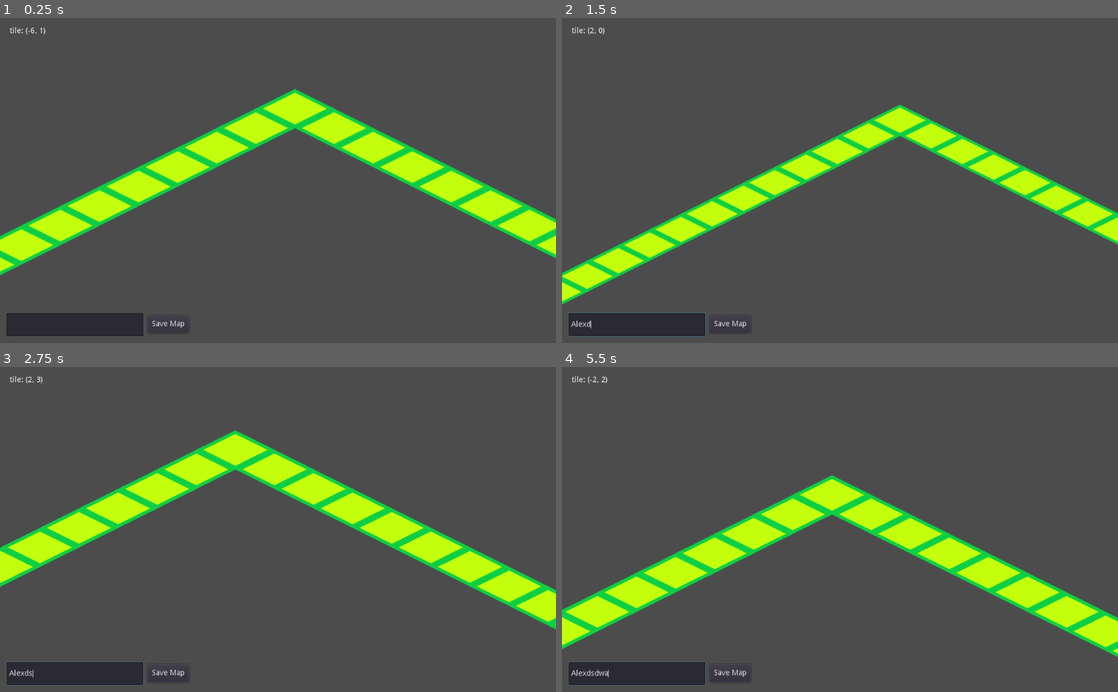
Above: before the commit, frames 1-4 (two rows, left to right).
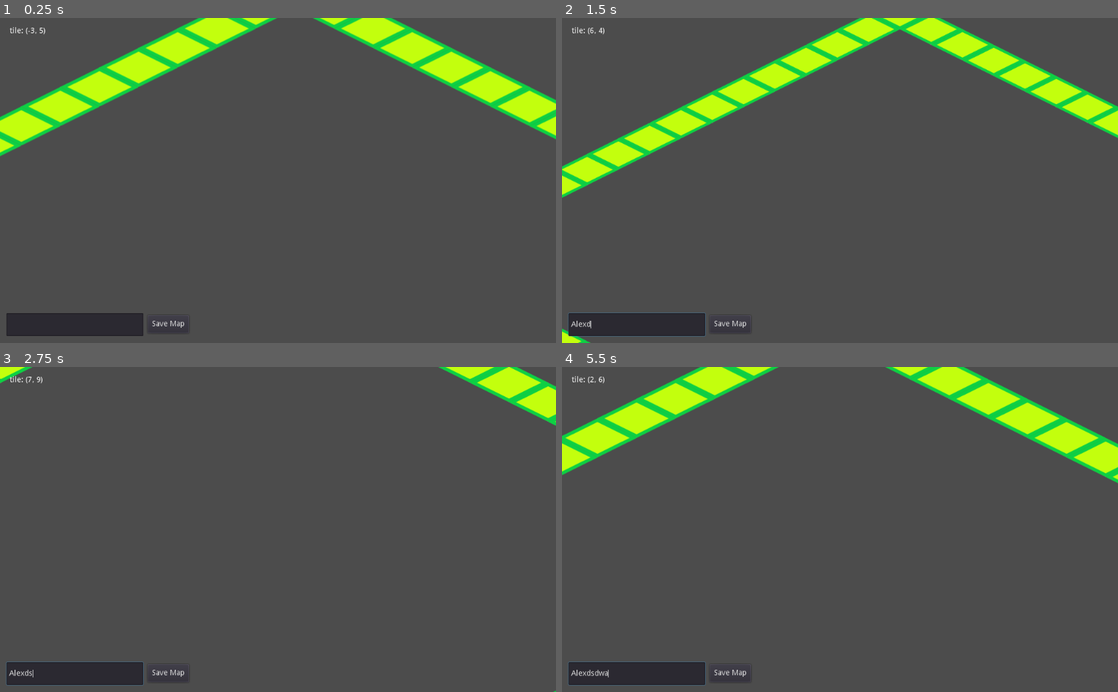
Above: after the commit, the same moments.

Repository: xfstef/captains
Game: Godot game, scene res://AdventureMap.tscn
Two runs of this game, one before a commit and one after it. Both use one fixed random seed, a clock stepped at 60 frames per second and the inputs below.
Inputs (mouse positions are in pixels of both pictures, inside the frame that each line leads up to):
- Up to frame 1 (0.25 s): no input
- Up to frame 2 (1.5 s): click (634, 323) at 0.52 s; type "Alex" at 0.6 s; move the mouse to (962, 164) at 1.27 s; hold D (map_right) from 1.28 s (still down); tap Mouse wheel down (wheel_down) at 1.35 s
- Up to frame 3 (2.75 s): tap Mouse wheel up (wheel_up) at 1.55, 2.1 s; move the mouse to (166, 545) at 2.02 s; release D (map_right) at 2.03 s; hold S (map_down) from 2.03 s (still down); tap Mouse wheel down (wheel_down) at 2.3 s
- Up to frame 4 (5.5 s): move the mouse to (895, 458) at 2.77 s; release S (map_down) at 2.78 s; hold D (map_right) 2.78-3.53 s; tap Mouse wheel down (wheel_down) at 2.85, 3.8, 4.35, 5.3 s; tap Mouse wheel up (wheel_up) at 3.05, 3.6, 4.55, 5.1 s; move the mouse to (812, 594) at 3.52 s; hold W (map_up) 3.53-4.28 s; move the mouse to (1006, 578) at 4.27 s; hold A (map_left) from 4.28 s (still down); move the mouse to (673, 480) at 5.02 s

The runs differ from the first frame. In frame 1, 22% of the frame differs, in the area x 0-100%, y 0-80%; in frame 2, 19%; in frame 3, 14%; in frame 4, 20%.

Commit message:
Fixed camera sticking to edges of map and added the prepCamera function which initializes the camera when the game starts

Diff:
--- a/AdventureMap.tscn
+++ b/AdventureMap.tscn
@@ -10,8 +10,8 @@
 script = ExtResource( 2 )
 
 [node name="Camera2D" type="Camera2D" parent="."]
-offset = Vector2( 0, 200 )
 current = true
+limit_smoothed = true
 smoothing_enabled = true
 script = ExtResource( 5 )
 
--- a/Assets/TileResources/TMGround.tres
+++ b/Assets/TileResources/TMGround.tres
@@ -7,10 +7,8 @@
 0/texture = ExtResource( 2 )
 0/tex_offset = Vector2( 0, 0 )
 0/modulate = Color( 1, 1, 1, 1 )
-0/region = Rect2( 0, 0, 432, 144 )
-0/tile_mode = 1
-0/autotile/bitmask_mode = 0
-0/autotile/bitmask_flags = [  ]
+0/region = Rect2( 0, 0, 144, 72 )
+0/tile_mode = 2
 0/autotile/icon_coordinate = Vector2( 0, 0 )
 0/autotile/tile_size = Vector2( 144, 72 )
 0/autotile/spacing = 0
@@ -26,3 +24,108 @@
 0/shape_one_way_margin = 0.0
 0/shapes = [  ]
 0/z_index = 0
+1/name = "6tilesNew.png 1"
+1/texture = ExtResource( 2 )
+1/tex_offset = Vector2( 0, 0 )
+1/modulate = Color( 1, 1, 1, 1 )
+1/region = Rect2( 144, 0, 144, 72 )
+1/tile_mode = 2
+1/autotile/icon_coordinate = Vector2( 0, 0 )
+1/autotile/tile_size = Vector2( 144, 72 )
+1/autotile/spacing = 0
+1/autotile/occluder_map = [  ]
+1/autotile/navpoly_map = [  ]
+1/autotile/priority_map = [  ]
+1/autotile/z_index_map = [  ]
+1/occluder_offset = Vector2( 0, 0 )
+1/navigation_offset = Vector2( 0, 0 )
+1/shape_offset = Vector2( 0, 0 )
+1/shape_transform = Transform2D( 1, 0, 0, 1, 0, 0 )
+1/shape_one_way = false
+1/shape_one_way_margin = 0.0
+1/shapes = [  ]
+1/z_index = 0
+2/name = "6tilesNew.png 2"
+2/texture = ExtResource( 2 )
+2/tex_offset = Vector2( 0, 0 )
+2/modulate = Color( 1, 1, 1, 1 )
+2/region = Rect2( 288, 0, 144, 72 )
+2/tile_mode = 2
+2/autotile/icon_coordinate = Vector2( 0, 0 )
+2/autotile/tile_size = Vector2( 144, 72 )
+2/autotile/spacing = 0
+2/autotile/occluder_map = [  ]
+2/autotile/navpoly_map = [  ]
+2/autotile/priority_map = [  ]
+2/autotile/z_index_map = [  ]
+2/occluder_offset = Vector2( 0, 0 )
+2/navigation_offset = Vector2( 0, 0 )
+2/shape_offset = Vector2( 0, 0 )
+2/shape_transform = Transform2D( 1, 0, 0, 1, 0, 0 )
+2/shape_one_way = false
+2/shape_one_way_margin = 0.0
+2/shapes = [  ]
+2/z_index = 0
+3/name = "6tilesNew.png 3"
+3/texture = ExtResource( 2 )
+3/tex_offset = Vector2( 0, 0 )
+3/modulate = Color( 1, 1, 1, 1 )
+3/region = Rect2( 0, 72, 144, 72 )
+3/tile_mode = 2
+3/autotile/icon_coordinate = Vector2( 0, 0 )
+3/autotile/tile_size = Vector2( 144, 72 )
+3/autotile/spacing = 0
+3/autotile/occluder_map = [  ]
+3/autotile/navpoly_map = [  ]
+3/autotile/priority_map = [  ]
+3/autotile/z_index_map = [  ]
+3/occluder_offset = Vector2( 0, 0 )
+3/navigation_offset = Vector2( 0, 0 )
+3/shape_offset = Vector2( 0, 0 )
+3/shape_transform = Transform2D( 1, 0, 0, 1, 0, 0 )
+3/shape_one_way = false
+3/shape_one_way_margin = 0.0
+3/shapes = [  ]
+3/z_index = 0
+4/name = "6tilesNew.png 4"
+4/texture = ExtResource( 2 )
+4/tex_offset = Vector2( 0, 0 )
+4/modulate = Color( 1, 1, 1, 1 )
+4/region = Rect2( 144, 72, 144, 72 )
+4/tile_mode = 2
+4/autotile/icon_coordinate = Vector2( 0, 0 )
+4/autotile/tile_size = Vector2( 144, 72 )
+4/autotile/spacing = 0
+4/autotile/occluder_map = [  ]
+4/autotile/navpoly_map = [  ]
+4/autotile/priority_map = [  ]
+4/autotile/z_index_map = [  ]
+4/occluder_offset = Vector2( 0, 0 )
+4/navigation_offset = Vector2( 0, 0 )
+4/shape_offset = Vector2( 0, 0 )
+4/shape_transform = Transform2D( 1, 0, 0, 1, 0, 0 )
+4/shape_one_way = false
+4/shape_one_way_margin = 0.0
+4/shapes = [  ]
+4/z_index = 0
+5/name = "6tilesNew.png 5"
+5/texture = ExtResource( 2 )
+5/tex_offset = Vector2( 0, 0 )
+5/modulate = Color( 1, 1, 1, 1 )
+5/region = Rect2( 288, 72, 144, 72 )
+5/tile_mode = 2
+5/autotile/icon_coordinate = Vector2( 0, 0 )
+5/autotile/tile_size = Vector2( 144, 72 )
+5/autotile/spacing = 0
+5/autotile/occluder_map = [  ]
+5/autotile/navpoly_map = [  ]
+5/autotile/priority_map = [  ]
+5/autotile/z_index_map = [  ]
+5/occluder_offset = Vector2( 0, 0 )
+5/navigation_offset = Vector2( 0, 0 )
+5/shape_offset = Vector2( 0, 0 )
+5/shape_transform = Transform2D( 1, 0, 0, 1, 0, 0 )
+5/shape_one_way = false
+5/shape_one_way_margin = 0.0
+5/shapes = [  ]
+5/z_index = 0
--- a/Scripts/AdventureMap.gd
+++ b/Scripts/AdventureMap.gd
@@ -69,6 +69,17 @@
 	file.store_line(to_json(data))
 	file.close()
 
+func prepCamera(width, height):
+	var half_width_pixels = (width / 2) * 144
+	var half_height_pixels = (height / 2) * 72
+	# Use the player starting tile to calculate camera position
+	camera.position.y = half_height_pixels
+
+	camera.limit_left = (half_width_pixels * -1) - 200
+	camera.limit_top = -120
+	camera.limit_right = half_width_pixels + 200
+	camera.limit_bottom = mapHeight * 72 + 192
+
 func loadMapData():
 	var file = File.new()
 	if not file.file_exists(mapPath):
@@ -78,11 +89,8 @@
 	var payload = parse_json(file.get_as_text())
 	mapWidth = payload.width
 	mapHeight = payload.height
-
-	camera.limit_left = ((mapWidth / 2) * -144) - 200
-	camera.limit_top = -400
-	camera.limit_right = ((mapWidth / 2) * 144) + 200
-	camera.limit_bottom = mapHeight * 72
+	#TODO load / calculate player starting position
+	prepCamera(mapWidth, mapHeight)
 
 	for y in range(mapHeight):
 		mapGroundMatrix.append([])
--- a/Scripts/Camera2D.gd
+++ b/Scripts/Camera2D.gd
@@ -1,32 +1,66 @@
 extends Camera2D
+
+var width_half
+var height_half
+var zoom_dif_h
+var zoom_dif_v
+var viewport_size
+var w_h_times_zoom
+var h_h_times_zoom
+
+func _ready():
+	viewport_size = get_viewport().size
+	width_half = viewport_size.x / 2
+	height_half = viewport_size.y / 2
+	w_h_times_zoom = width_half * self.zoom.x
+	h_h_times_zoom = height_half * self.zoom.y
 
 func _process(delta):
 	var move_vector = Vector2()
 	var mouse_pos = get_viewport().get_mouse_position()
-	var viewport_size = get_viewport().size
 
-	if Input.is_action_pressed("map_left"):
+	if Input.is_action_pressed("map_left") && self.position.x - w_h_times_zoom > self.limit_left:
 		move_vector.x -= 1
-	elif Input.is_action_pressed("map_right"):
+	elif Input.is_action_pressed("map_right") && self.position.x + w_h_times_zoom < self.limit_right:
 		move_vector.x += 1
-	if Input.is_action_pressed("map_up"):
+	if Input.is_action_pressed("map_up") && self.position.y - h_h_times_zoom > self.limit_top:
 		move_vector.y -= 1
-	elif Input.is_action_pressed("map_down"):
+	elif Input.is_action_pressed("map_down") && self.position.y + h_h_times_zoom < self.limit_bottom:
 		move_vector.y += 1
 	if Input.is_action_just_released("wheel_down") && self.zoom.x < 1.5:
 		self.zoom.x += 0.25
 		self.zoom.y += 0.25
+		viewport_size = get_viewport().size
+		w_h_times_zoom = width_half * self.zoom.x
+		h_h_times_zoom = height_half * self.zoom.y
+		#Checks if after zooming out the camera is now outside its limits horizontally
+		if self.position.x - w_h_times_zoom < self.limit_left:
+			zoom_dif_h = self.limit_left + (self.position.x - w_h_times_zoom) * -1
+			self.position.x += zoom_dif_h
+		elif self.position.x + w_h_times_zoom > self.limit_right:
+			zoom_dif_h = self.position.x + w_h_times_zoom - self.limit_right
+			self.position.x -= zoom_dif_h
+		#Checks if after zooming out the camera is now outside its limits vertically
+		if self.position.y - h_h_times_zoom < self.limit_top:
+			zoom_dif_v = self.limit_top + (self.position.y - h_h_times_zoom) * -1
+			self.position.y += zoom_dif_v
+		elif self.position.y + h_h_times_zoom > self.limit_bottom:
+			zoom_dif_v = self.position.y + h_h_times_zoom - self.limit_bottom
+			self.position.y -= zoom_dif_v
 	elif Input.is_action_just_released("wheel_up") && self.zoom.x > 0.5:
 		self.zoom.x -= 0.25
 		self.zoom.y -= 0.25
+		viewport_size = get_viewport().size
+		w_h_times_zoom = width_half * self.zoom.x
+		h_h_times_zoom = height_half * self.zoom.y
 
-	if mouse_pos.x < 30:
+	if mouse_pos.x < 30 && self.position.x - w_h_times_zoom > self.limit_left:
 		move_vector.x = -1
-	elif mouse_pos.x > viewport_size.x - 30:
+	elif mouse_pos.x > viewport_size.x - 30 && self.position.x + w_h_times_zoom < self.limit_right:
 		move_vector.x = 1
-	if mouse_pos.y < 30:
+	if mouse_pos.y < 30 && self.position.y - h_h_times_zoom > self.limit_top:
 		move_vector.y = -1
-	elif mouse_pos.y > viewport_size.y - 30:
+	elif mouse_pos.y > viewport_size.y - 30 && self.position.y + h_h_times_zoom < self.limit_bottom:
 		move_vector.y = 1
 
 	global_translate(move_vector * delta * 300 * self.zoom.x)
